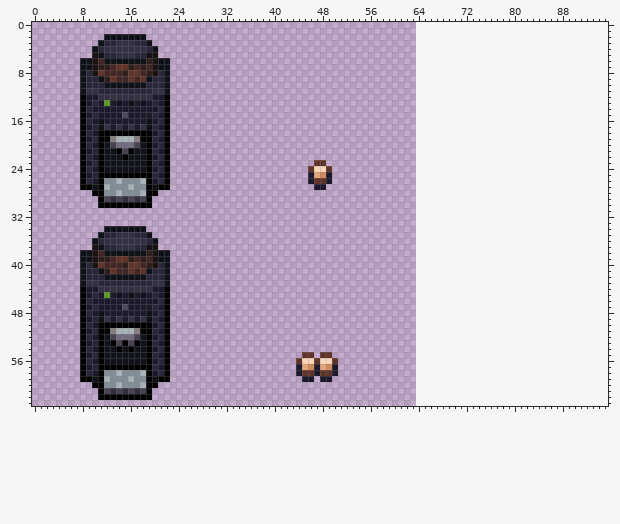
Pixel-art file: Objects/Decoration/Coffee Maker.aseprite. Above, as it was before the edit.
64x64 pixels, 1 frame. The old version is drawn lined up with the new one, on the new canvas.
After:
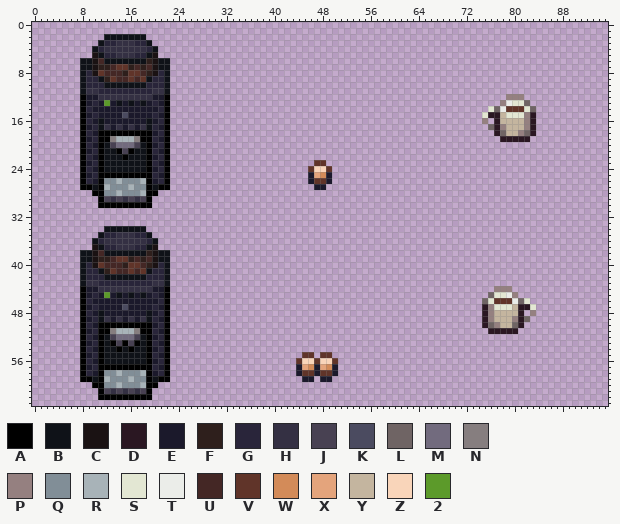
Palette (. is transparent): A #000000  B #0f1218  C #1a1213  D #2a1722  E #1b192b  F #2e1f1c  G #29253a  H #343043  J #484152  K #4b4b60  L #6f6464  M #726b7e  N #867e7f  P #958080  Q #818e97  R #a8b3b8  S #e3e7d3  T #ebede9  U #442725  V #603429  W #d38b59  X #e4a47c  Y #c4b59f  Z #f9d5ba  2 #5c9a2a
Change:
canvas 64x64 -> 96x64
y 12: x 79..81 ... -> PPP
y 13: x 78..82 ..... -> PTSSL
y 14: x 76..83 ........ -> SLTVVVSL
y 15: x 75..83 ......... -> SDDYSSSPD
y 16: x 75 . -> P; x 77..83 ....... -> DYYYYPD
y 17: x 76..83 ........ -> LDPYYYPD
y 18: x 77..83 ....... -> DLYYPLD
y 19: x 78..82 ..... -> DDDDD
y 44: x 77..79 ... -> PPP
y 45: x 76..80 ..... -> LSSTP
y 46: x 75..82 ........ -> LSVVVTLS
y 47: x 75..83 ......... -> DPSSSYDDS
y 48: x 75..81 ....... -> DPYYYYD; x 83 . -> P
y 49: x 75..82 ........ -> DPYYYPDL
y 50: x 75..81 ....... -> DLPYYLD
y 51: x 76..80 ..... -> DDDDD
